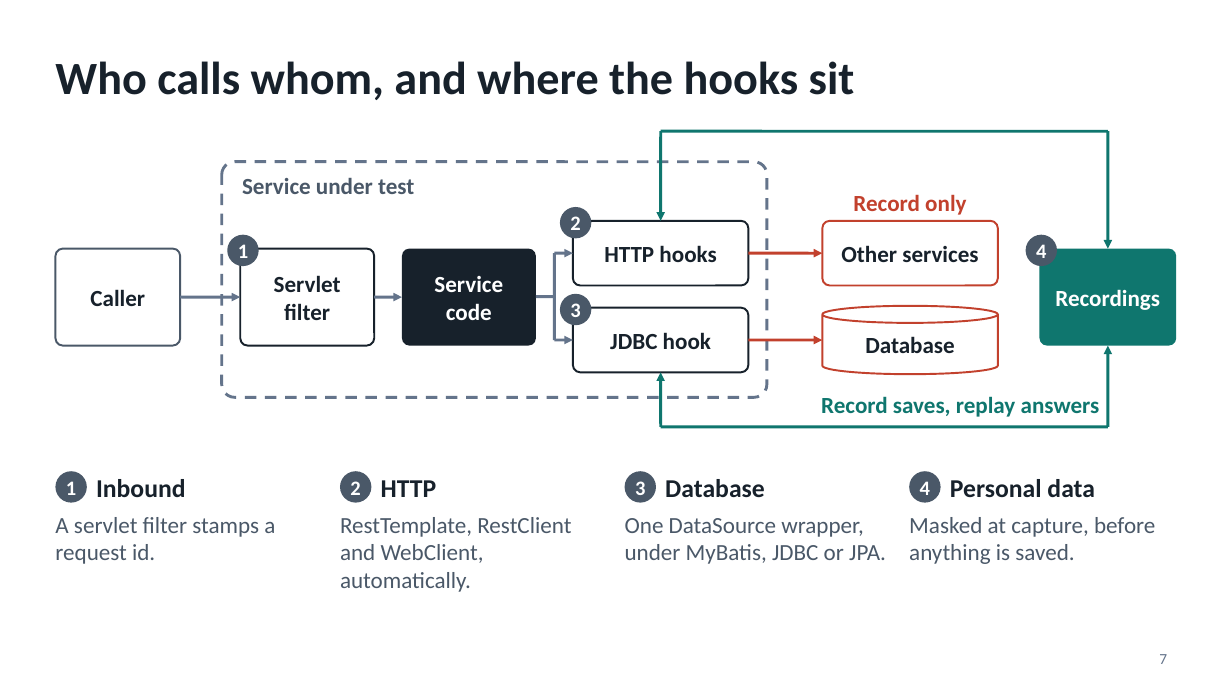
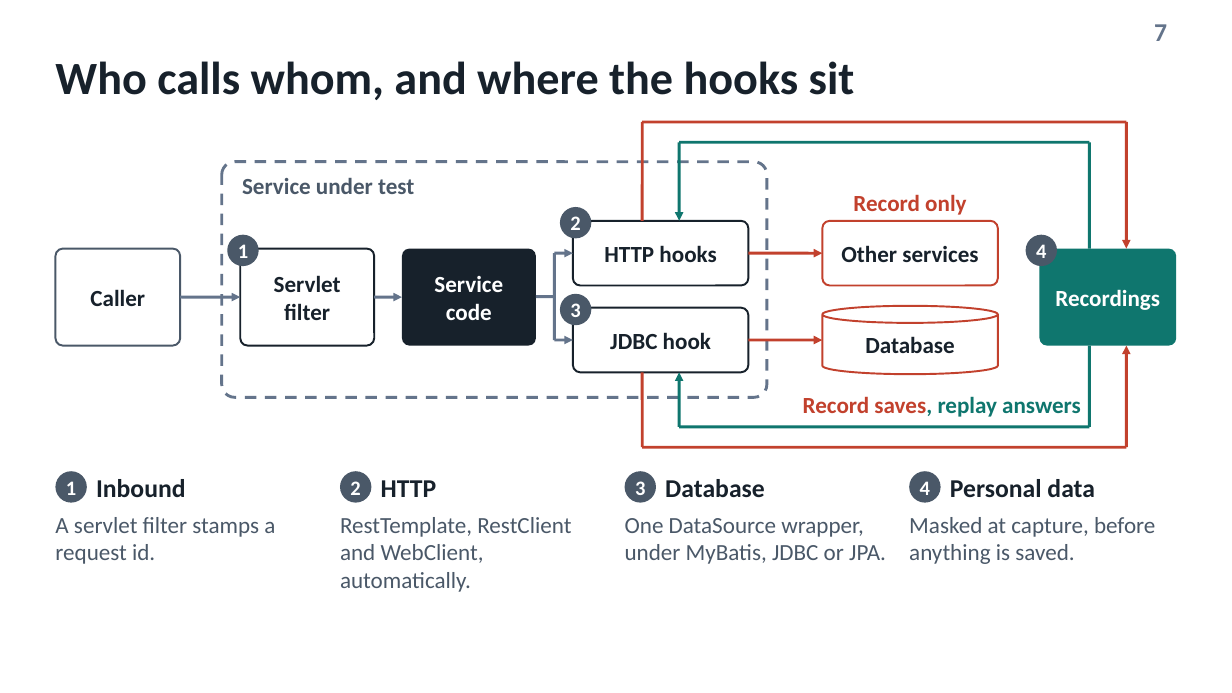
Before and after one commit to mgavr/regtests-prototype, a slide deck: slide 7 of docs/presentation/regtests-prototype.pptx. Drawn at 1232x693 pixels with LibreOffice and Linux fonts; fonts in the diff are those of the drawing. Boxes give left, top, right and bottom in pixels: in the first picture for what was removed or moved away, otherwise in the second. Text is boxed around its words. In the diff, an @@ line names an element or a change of style, - is before the commit and + after.

```diff
--- a/docs/presentation/regtests-prototype.pptx
+++ b/docs/presentation/regtests-prototype.pptx
@@ page number: place and size @@
-page number at bbox=[1159, 654, 1167, 664]
+page number at bbox=[1154, 24, 1167, 41]
@@ page number at bbox=[1154, 24, 1167, 41]: size 12 to 20 pt, bold on @@
@@ line added from (642, 221) to (642, 122), #C2412D 2.25 pt @@
@@ line added from (642, 122) to (1127, 122), #C2412D 2.25 pt @@
@@ line moved from (661, 131) - (1108, 131) to (1090, 142) - (679, 142) @@
@@ arrow moved from (661, 221) - (661, 131) to (679, 142) - (679, 221) @@
@@ arrow (679, 142) - (679, 221): arrowheads changed @@
@@ arrow moved from (1108, 131) - (1108, 249) to (1090, 249) - (1090, 142) @@
@@ arrow (1090, 249) - (1090, 142): arrow to line @@
@@ arrow added from (1127, 122) to (1127, 249), #C2412D 2.25 pt @@
@@ arrow moved from (1108, 427) - (1108, 346) to (1090, 346) - (1090, 427) @@
@@ arrow (1090, 346) - (1090, 427): arrow to line @@
@@ arrow added from (1127, 447) to (1127, 346), #C2412D 2.25 pt @@
@@ line added from (642, 372) to (642, 447), #C2412D 2.25 pt @@
@@ arrow moved from (661, 372) - (661, 427) to (679, 427) - (679, 372) @@
@@ arrow (679, 427) - (679, 372): arrowheads changed @@
@@ text "Record saves, replay answers": place and size @@
-text "Record saves, replay answers" at bbox=[821, 396, 1100, 417]
+text "Record saves, replay answers" at bbox=[803, 396, 1081, 417]
@@ text "Record saves, replay answers" at bbox=[803, 396, 1081, 417]: text colour #0F766E to #C2412D in "Record saves," @@
@@ line added from (642, 447) to (1127, 447), #C2412D 2.25 pt @@
@@ line moved from (661, 427) - (1108, 427) to (1090, 427) - (679, 427) @@
```
Also in this commit, not shown: 10 other slides changed, 1 slide added, 2 other files.
